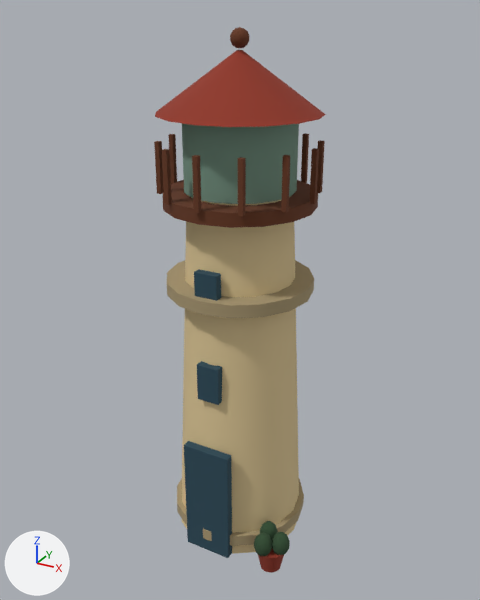
The glTF model brushland/game/art/models/lighthouse.glb as it was, and as the next commit left it.
Camera for both pictures: a 50 mm camera at (2.79, -5.06, 5.04) aimed at (0.0, 0.0, 2.51). The lights are fixed; the arrows at lower left show +X, +Y and +Z. The older version comes first. Where no turn or scale is listed for an object, it has been applied to the vertices.

Objects in the first picture: '_MeshInstance3D_202', '_MeshInstance3D_203', '_MeshInstance3D_204', '_MeshInstance3D_205', '_MeshInstance3D_206', '_MeshInstance3D_207', '_MeshInstance3D_208', '_MeshInstance3D_209', '_MeshInstance3D_210', '_MeshInstance3D_211', '_MeshInstance3D_212', '_MeshInstance3D_213', '_MeshInstance3D_214', '_MeshInstance3D_215', '_MeshInstance3D_219', '_MeshInstance3D_220', '_MeshInstance3D_222', '_MeshInstance3D_223', '_MeshInstance3D_224', '_MeshInstance3D_225', '_MeshInstance3D_226', '_MeshInstance3D_227', '_MeshInstance3D_228'.
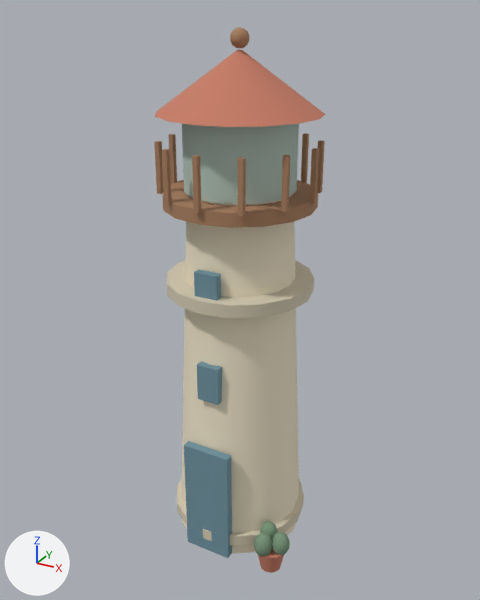
The change, as a diff of the scene's bpy script:
```diff
--- a/brushland/game/art/models/lighthouse.glb.py
+++ b/brushland/game/art/models/lighthouse.glb.py
@@ mat_material_0 @@
 mat_material_0 = principled_material('Material_0')
-mat_material_0.base_color = (0.716, 0.564, 0.3)  # beige #dcc695
+mat_material_0.base_color = (0.863, 0.776, 0.584)  # pale yellow #efe4c9
 mat_material_0.roughness = 0.95
@@ mat_material_1 @@
 mat_material_1 = principled_material('Material_1')
-mat_material_1.base_color = (0.391, 0.308, 0.167)  # beige #a89772
+mat_material_1.base_color = (0.658, 0.591, 0.445)  # beige #d4cab2
 mat_material_1.roughness = 0.95
@@ mat_material_2 @@
 mat_material_2 = principled_material('Material_2')
-mat_material_2.base_color = (0.134, 0.0383, 0.0129)  # brown #66371e
+mat_material_2.base_color = (0.402, 0.216, 0.117)  # brown #aa8060
 mat_material_2.roughness = 0.95
@@ mat_material_3 @@
 mat_material_3 = principled_material('Material_3')
-mat_material_3.base_color = (0.176, 0.293, 0.222)  # greyish green #749382
+mat_material_3.base_color = (0.456, 0.578, 0.509)  # light grey #b4c8bd
 mat_material_3.roughness = 0.95
@@ mat_material_4 @@
 mat_material_4 = principled_material('Material_4')
-mat_material_4.base_color = (0.279, 0.0336, 0.0154)  # red #903321
+mat_material_4.base_color = (0.565, 0.202, 0.13)  # orange #c67c65
 mat_material_4.roughness = 0.95
@@ mat_material_6 @@
 mat_material_6 = principled_material('Material_6')
-mat_material_6.base_color = (0.021, 0.0652, 0.0957)  # dark blue #284857
+mat_material_6.base_color = (0.156, 0.283, 0.342)  # cyan #6e919e
 mat_material_6.roughness = 0.95
@@ mat_material_7 @@
 mat_material_7 = principled_material('Material_7')
-mat_material_7.base_color = (0.0294, 0.0735, 0.0304)  # dark green #304d31
+mat_material_7.base_color = (0.188, 0.301, 0.191)  # greyish green #789579
 mat_material_7.roughness = 0.95
```

Pixel boxes [x1, y1, x2, y2] of what changed, in the pictures (480 x 600 px):
'_MeshInstance3D_202', recoloured: [182, 195, 299, 554] in both
'_MeshInstance3D_206', recoloured (greyish green to light grey): [182, 124, 299, 204] in both
'_MeshInstance3D_207', recoloured (red to orange): [155, 50, 326, 127] in both
'_MeshInstance3D_222', recoloured (dark blue to cyan): [184, 441, 232, 558] in both
'_MeshInstance3D_204', recoloured (lighter): [167, 260, 314, 318] in both
'_MeshInstance3D_205', recoloured (lighter): [162, 180, 318, 228] in both
'_MeshInstance3D_203', recoloured: [177, 479, 304, 546] in both
'_MeshInstance3D_223', recoloured (dark blue to cyan): [197, 361, 222, 405] in both
'_MeshInstance3D_224', recoloured (dark blue to cyan): [194, 269, 221, 301] in both
'_MeshInstance3D_211', recoloured (lighter): [238, 157, 246, 216] in both
'_MeshInstance3D_212', recoloured (lighter): [192, 155, 201, 213] in both
'_MeshInstance3D_210', recoloured (lighter): [281, 155, 290, 213] in both
'_MeshInstance3D_213', recoloured (lighter): [162, 149, 172, 205] in both
'_MeshInstance3D_209', recoloured (lighter): [310, 148, 319, 204] in both
'_MeshInstance3D_225', recoloured (red to orange): [258, 549, 284, 573] in both
'_MeshInstance3D_214', recoloured (lighter): [154, 141, 164, 194] in both
'_MeshInstance3D_226', recoloured (dark green to greyish green): [272, 532, 290, 555] in both
'_MeshInstance3D_227', recoloured (dark green to greyish green): [254, 533, 272, 556] in both
'_MeshInstance3D_208', recoloured (lighter): [230, 27, 249, 48] in both
'_MeshInstance3D_219', recoloured (lighter): [301, 133, 309, 183] in both
'_MeshInstance3D_215', recoloured (lighter): [168, 134, 177, 184] in both
'_MeshInstance3D_220', recoloured (lighter): [317, 140, 325, 193] in both
'_MeshInstance3D_228', recoloured (dark green to greyish green): [260, 521, 278, 540] in both
